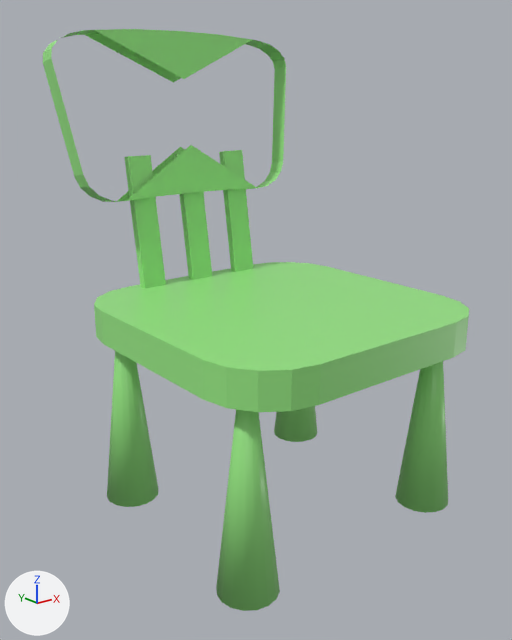
Before and after pictures for a commit that changed the FBX model Bearlike Project/Assets/03.Resources/02.Modeling/LivingRoom/Chair&Desk/Chair.fbx.
Rendered twice from a 50 mm lens placed at (-2.94, -3.45, 2.75), pointed at (-0.11, 0.1, 1.33). Every picture has the same lights, and +X, +Y and +Z are marked at lower left. Where no turn or scale is listed for an object, it has been applied to the vertices.

Objects in the first picture: '실린더', '큐브', '큐브.001', '큐브.004'.
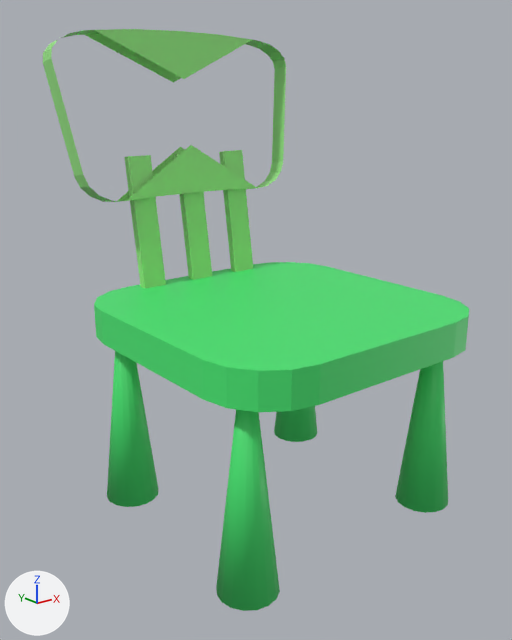
The change, as a list of edits to the scene's bpy script:
```text
Add mat_living_chair_rod:
    mat_living_chair_rod = principled_material('Living_Chair_Rod')
    mat_living_chair_rod.base_color = (0.0648, 0.8, 0.172)  # green #48e773
Change me_실린더_001:
    where me_실린더_001.from_pydata(...)  # 128 vertices, 72 faces; spans x -0.98..0.98, y -0.87..0.87, z 0.0..1.3
    remove me_실린더_001.materials.append(mat_매테리얼)  # green #97e783
    add me_실린더_001.materials.append(mat_living_chair_rod)  # green #48e773
Change me_큐브:
    where me_큐브.from_pydata(...)  # 40 vertices, 22 faces; spans x -1.0..1.0, y -1.0..1.0, z 1.23..1.45
    remove me_큐브.materials.append(mat_매테리얼)  # green #97e783
    add me_큐브.materials.append(mat_living_chair_rod)  # green #48e773
```

Boxes (x1, y1, x2, y2) around the edits, measured in the pictures (512 x 640 px):
'큐브', recoloured: (94, 262, 469, 412) in both
'실린더', recoloured: (107, 351, 448, 611) in both
